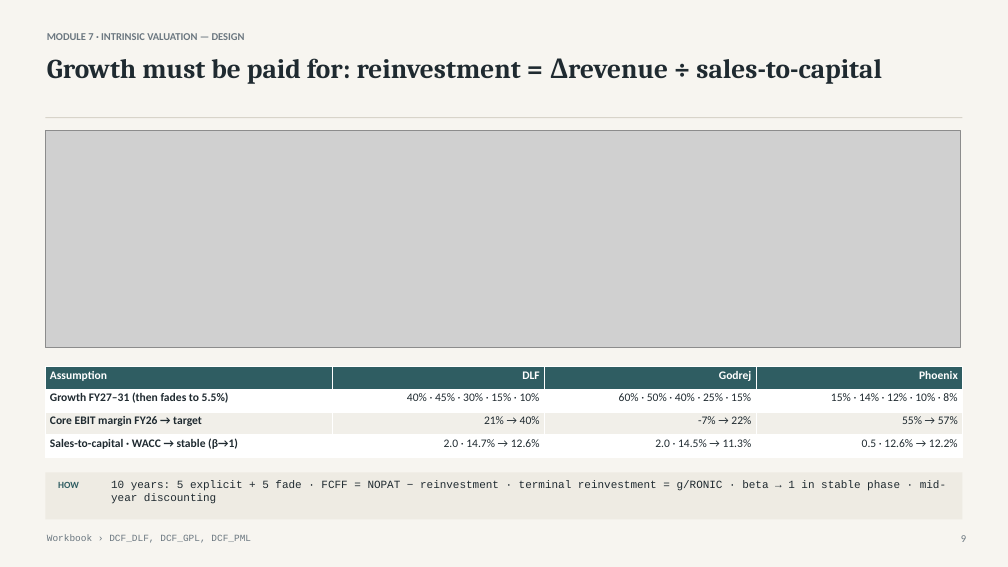
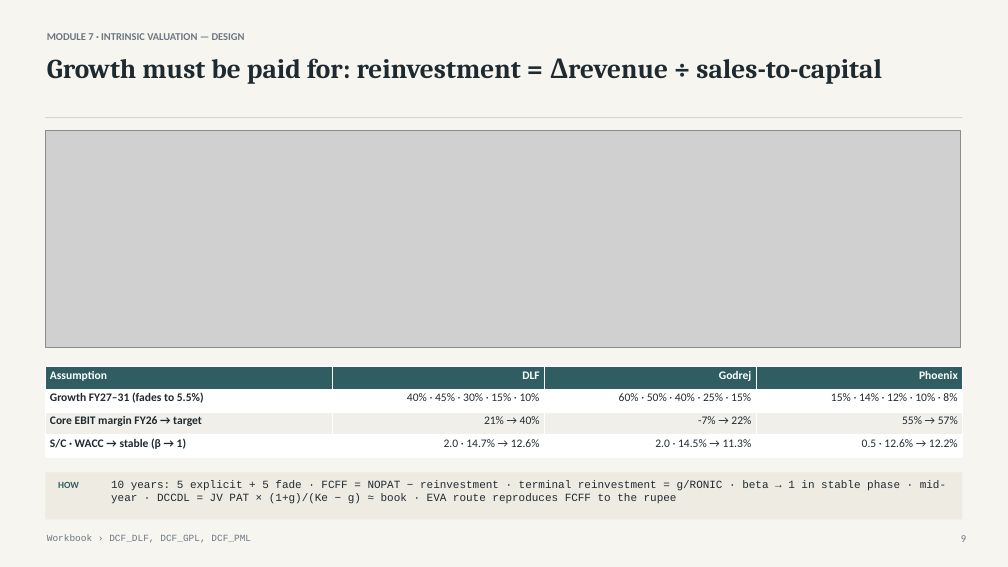
Before and after one commit to atharvaakz/BAAV, a slide deck: slide 9 of reports/ProjectBaav_Group27_Presentation.pptx. Drawn at 1008x567 pixels with LibreOffice and Linux fonts; fonts in the diff are those of the drawing; grey boxes stand for pictures. Boxes give left, top, right and bottom in pixels: in the first picture for what was removed or moved away, otherwise in the second. Text is boxed around its words. In the diff, an @@ line names an element or a change of style, - is before the commit and + after.

```diff
--- a/reports/ProjectBaav_Group27_Presentation.pptx
+++ b/reports/ProjectBaav_Group27_Presentation.pptx
@@ table at [45,367,963,457] @@
-row 2, column 1: Growth FY27–31 (then fades to 5.5%)
+row 2, column 1: Growth FY27–31 (fades to 5.5%)
-row 4, column 1: Sales-to-capital · WACC → stable (β→1)
+row 4, column 1: S/C · WACC → stable (β → 1)
@@ text at [111,481,946,504]: text changed @@
-10 years: 5 explicit + 5 fade · FCFF = NOPAT − reinvestment · terminal reinvestment = g/RONIC · beta → 1 in stable phase · mid-year discounting
+10 years: 5 explicit + 5 fade · FCFF = NOPAT − reinvestment · terminal reinvestment = g/RONIC · beta → 1 in stable phase · mid-year · DCCDL = JV PAT × (1+g)/(Ke − g) ≈ book · EVA route reproduces FCFF to the rupee
```
Also in this commit, not shown: 5 other slides changed, 8 slides added, 7 slides removed, 12 other files.
